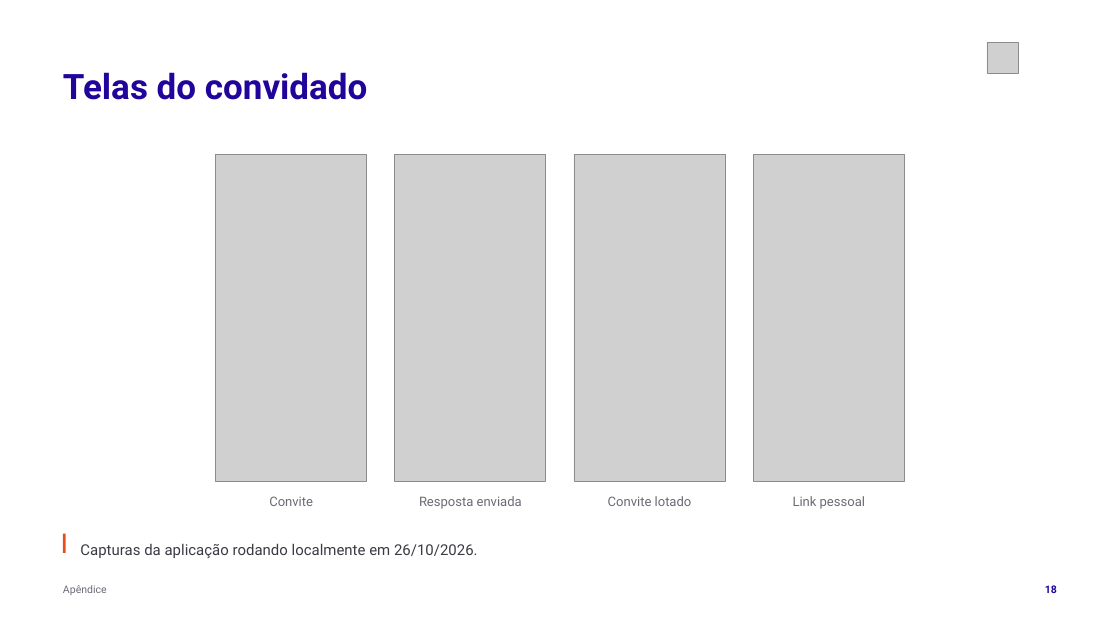
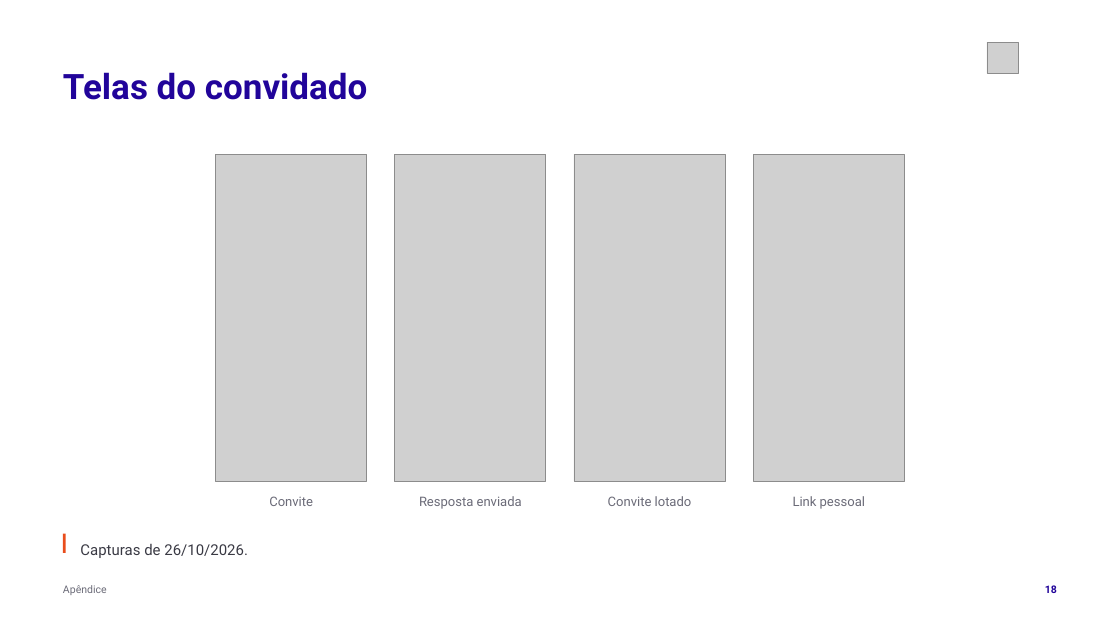
Before and after one commit to tcpassos/invite-app, a slide deck: slide 18 of trabalhos/T3-Apresentacao-Intermediaria.pptx. Drawn at 1120x630 pixels with LibreOffice and Linux fonts; fonts in the diff are those of the drawing; grey boxes stand for pictures. Boxes give left, top, right and bottom in pixels: in the first picture for what was removed or moved away, otherwise in the second. Text is boxed around its words. In the diff, an @@ line names an element or a change of style, - is before the commit and + after.

```diff
--- a/trabalhos/T3-Apresentacao-Intermediaria.pptx
+++ b/trabalhos/T3-Apresentacao-Intermediaria.pptx
@@ text at [80, 544, 248, 558]: text changed @@
-Capturas da aplicação rodando localmente em 26/10/2026.
+Capturas de 26/10/2026.
```
Also in this commit, not shown: 16 other slides changed, 4 other files.
